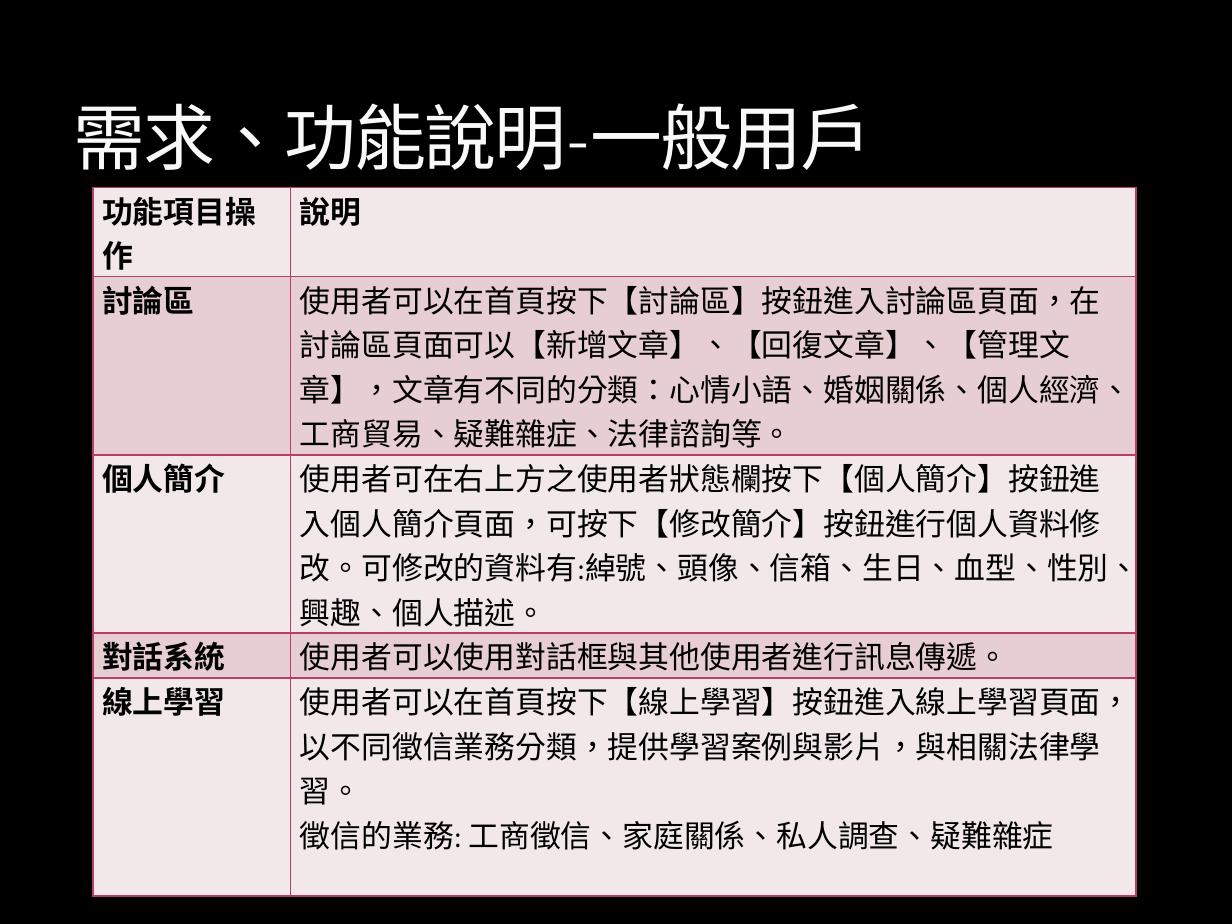
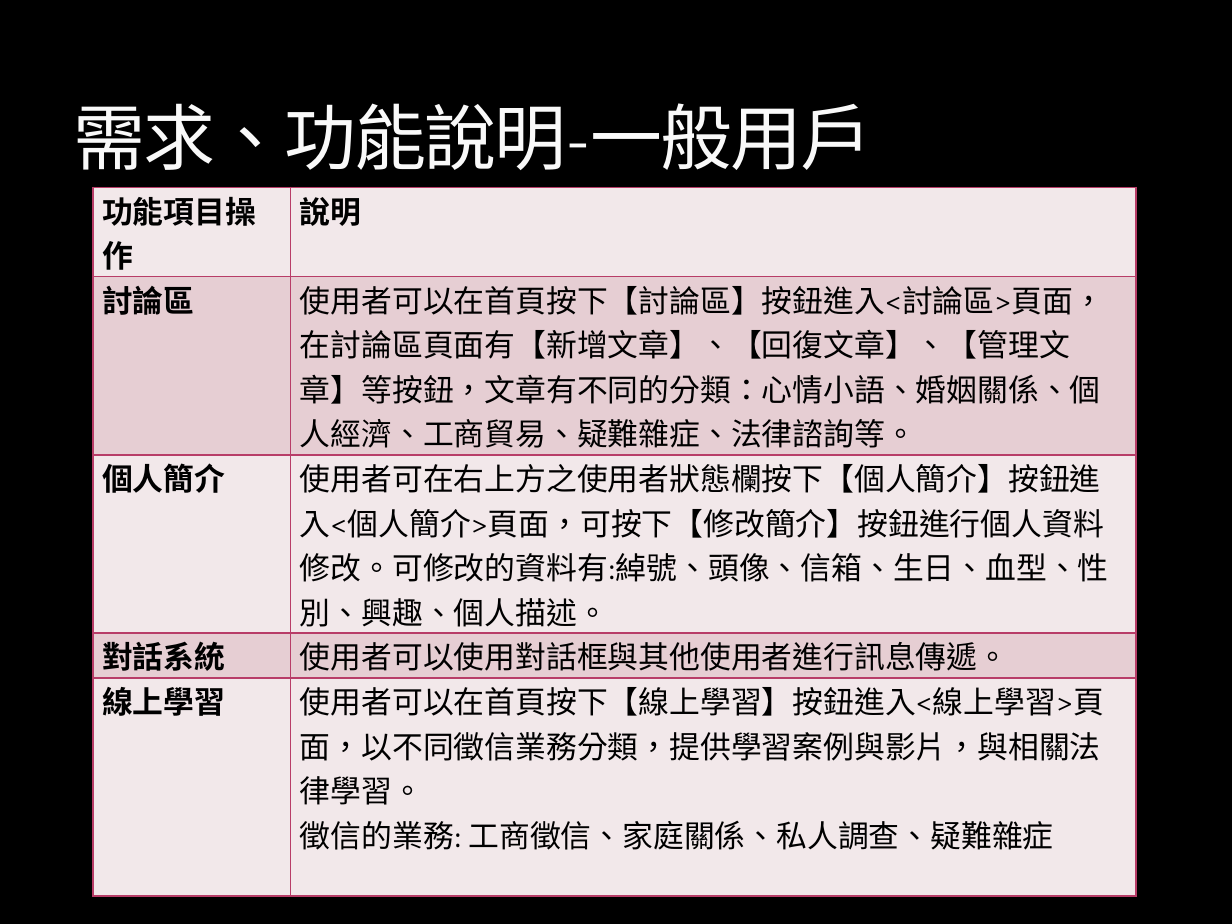
Before and after one commit to Banana-Huang/107_SE_Team11, a slide deck: slide 8 of team11_proposal.pptx. Drawn at 1232x924 pixels with LibreOffice and Linux fonts; fonts in the diff are those of the drawing; background and template pictures are left out. Boxes give left, top, right and bottom in pixels: in the first picture for what was removed or moved away, otherwise in the second. Text is boxed around its words. In the diff, an @@ line names an element or a change of style, - is before the commit and + after.

Commit message:
yeah~
改按鈕,類別圖被刪掉了,新增ppt新介面

```diff
--- a/team11_proposal.pptx
+++ b/team11_proposal.pptx
@@ table at [92,187,1135,854] @@
-row 2, column 2: 使用者可以在首頁按下【討論區】按鈕進入討論區頁面，在討論區頁面可以【新增文章】、【回復文章】、【管理文章】，文章有不同的分類：心情小語、婚姻關係、個人經濟、工商貿易、疑難雜症、法律諮詢等。
+row 2, column 2: 使用者可以在首頁按下【討論區】按鈕進入<討論區>頁面，在討論區頁面有【新增文章】、【回復文章】、【管理文章】等按鈕，文章有不同的分類：心情小語、婚姻關係、個人經濟、工商貿易、疑難雜症、法律諮詢等。
-row 3, column 2: 使用者可在右上方之使用者狀態欄按下【個人簡介】按鈕進入個人簡介頁面，可按下【修改簡介】按鈕進行個人資料修改。可修改的資料有:綽號、頭像、信箱、生日、血型、性別、興趣、個人描述。
+row 3, column 2: 使用者可在右上方之使用者狀態欄按下【個人簡介】按鈕進入<個人簡介>頁面，可按下【修改簡介】按鈕進行個人資料修改。可修改的資料有:綽號、頭像、信箱、生日、血型、性別、興趣、個人描述。
-row 5, column 2: 使用者可以在首頁按下【線上學習】按鈕進入線上學習頁面，以不同徵信業務分類，提供學習案例與影片，與相關法律學習。 / 徵信的業務: 工商徵信、家庭關係、私人調查、疑難雜症
+row 5, column 2: 使用者可以在首頁按下【線上學習】按鈕進入<線上學習>頁面，以不同徵信業務分類，提供學習案例與影片，與相關法律學習。 / 徵信的業務: 工商徵信、家庭關係、私人調查、疑難雜症
```
Also in this commit, not shown: 6 other slides changed, 3 slides removed, 2 other files.
